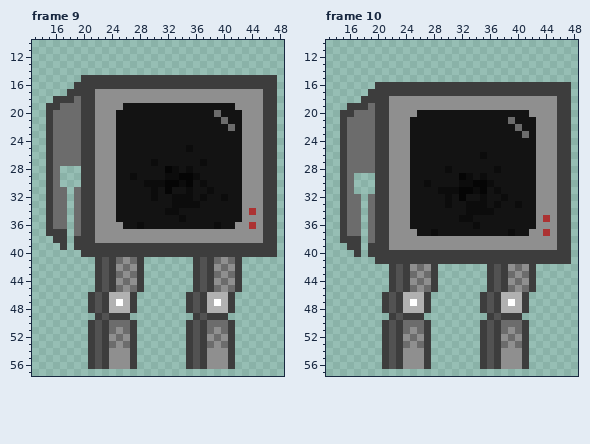
Two versions of one pixel-art file, Sprites/_PLAYER/.ase files/bot_idle.aseprite. The picture above was drawn from the file before the commit.
64x64 pixels, 11 frames. Colours within 5 levels of each other are drawn and written as one. Shown: frame 9: x 13..48, y 10..57; frame 10: x 13..48, y 10..57. The commit also changed other frames, which this record leaves out.
After the commit:
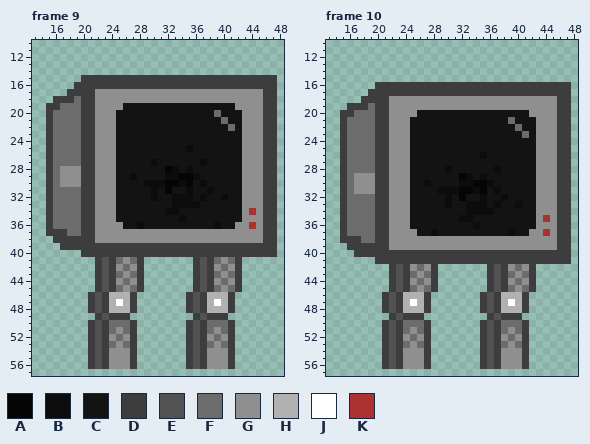
Palette (. is transparent): A #050505  B #0c0c0c  C #131313  D #3d3d3d  E #525252  F #6c6c6c  G #8f8f8f  H #b1b1b1  J #ffffff  K #ac3232
From old to new:
layer "Layer 2" added
Frame 9, layer "Layer 2":
The edit adds colour D in rows 38 to 39 at x 18.
The edit adds colour F in rows 31 to 37 at x 18.
The edit adds colour G in rows 28 to 30 at x 17 to 19.
Frame 10, layer "Layer 2":
The edit adds colour D in rows 39 to 40 at x 18.
The edit adds colour F in rows 32 to 38 at x 18.
The edit adds colour G in rows 29 to 31 at x 17 to 19.
Where, in picture pixels (left, top, right, bottom), the same in both pictures:
added: (60, 166, 81, 250)
added: (354, 173, 375, 257)
